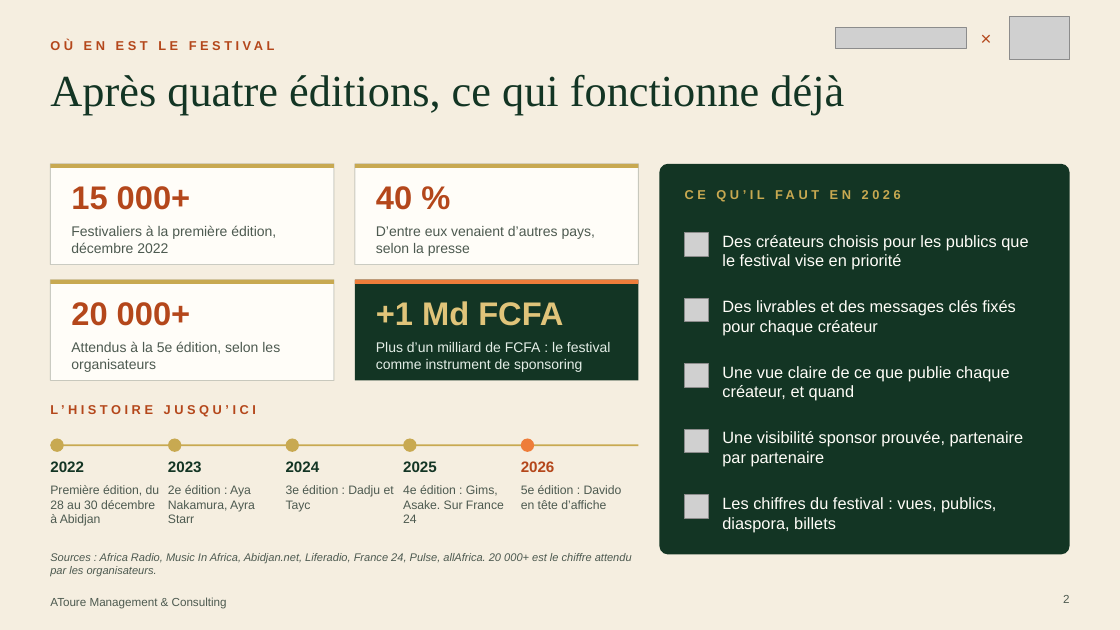
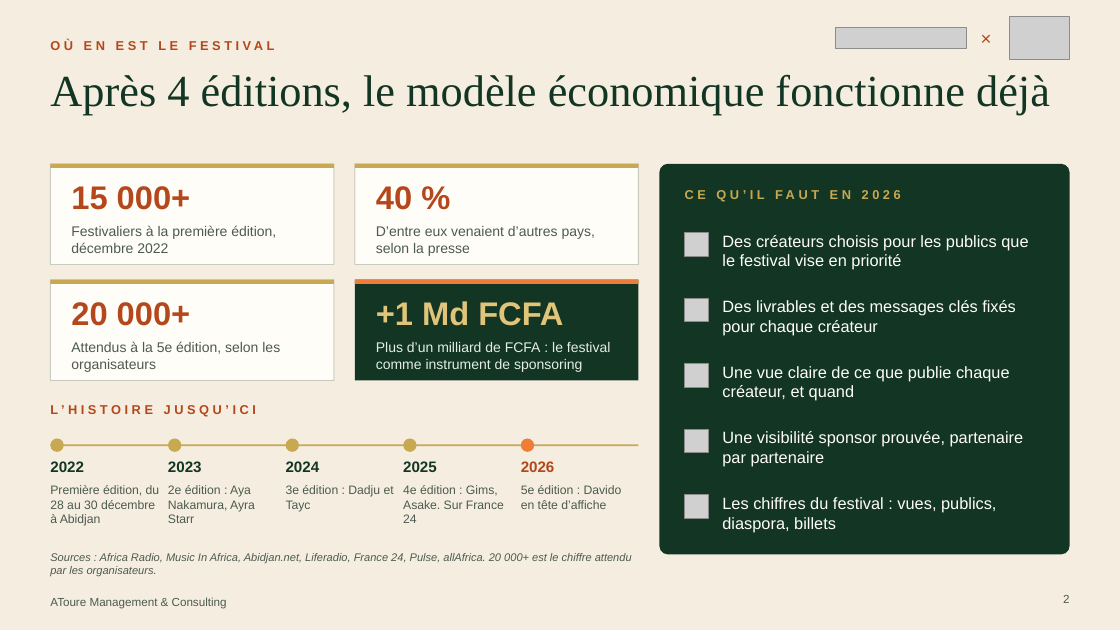
Before and after one commit to atoureconsulting/Mother-Africa, a slide deck: slide 2 of proposition-deck/AToure Mother Africa Festival Proposition.pptx. Drawn at 1120x630 pixels with LibreOffice and Linux fonts; fonts in the diff are those of the drawing; grey boxes stand for pictures. Boxes give left, top, right and bottom in pixels: in the first picture for what was removed or moved away, otherwise in the second. Text is boxed around its words. In the diff, an @@ line names an element or a change of style, - is before the commit and + after.

```diff
--- a/proposition-deck/AToure Mother Africa Festival Proposition.pptx
+++ b/proposition-deck/AToure Mother Africa Festival Proposition.pptx
@@ title at [50,74,1050,115]: text changed @@
-Après quatre éditions, ce qui fonctionne déjà
+Après 4 éditions, le modèle économique fonctionne déjà
```
Also in this commit, not shown: 5 other slides changed, 1 slide removed, 13 other files.
